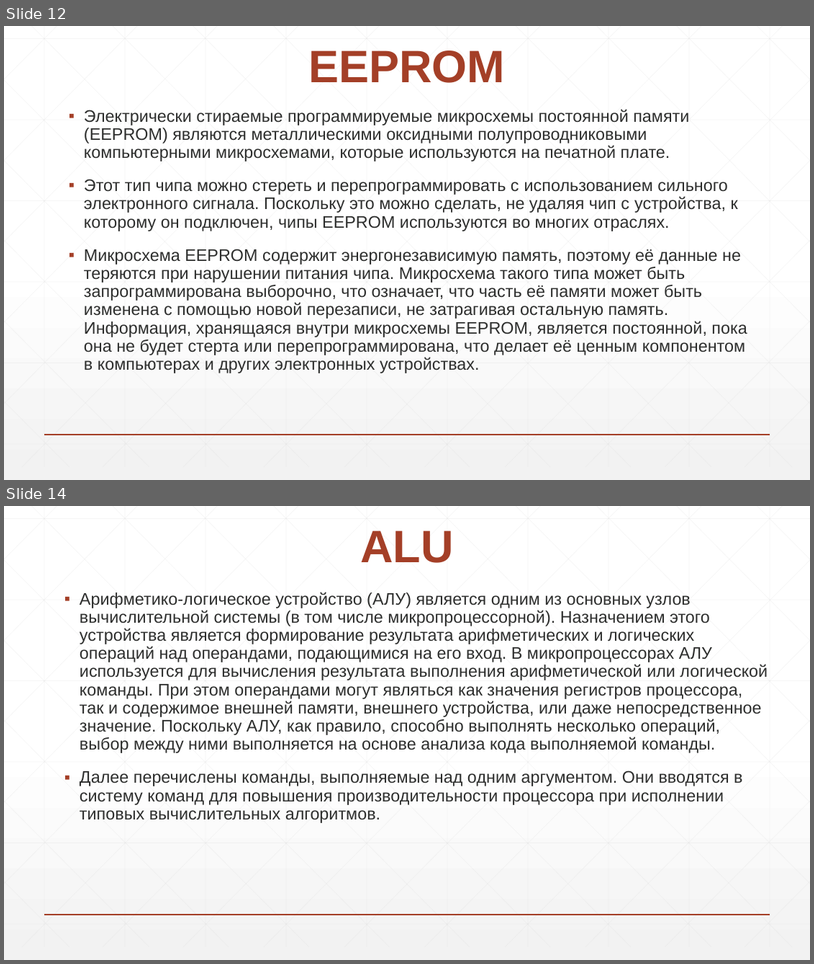
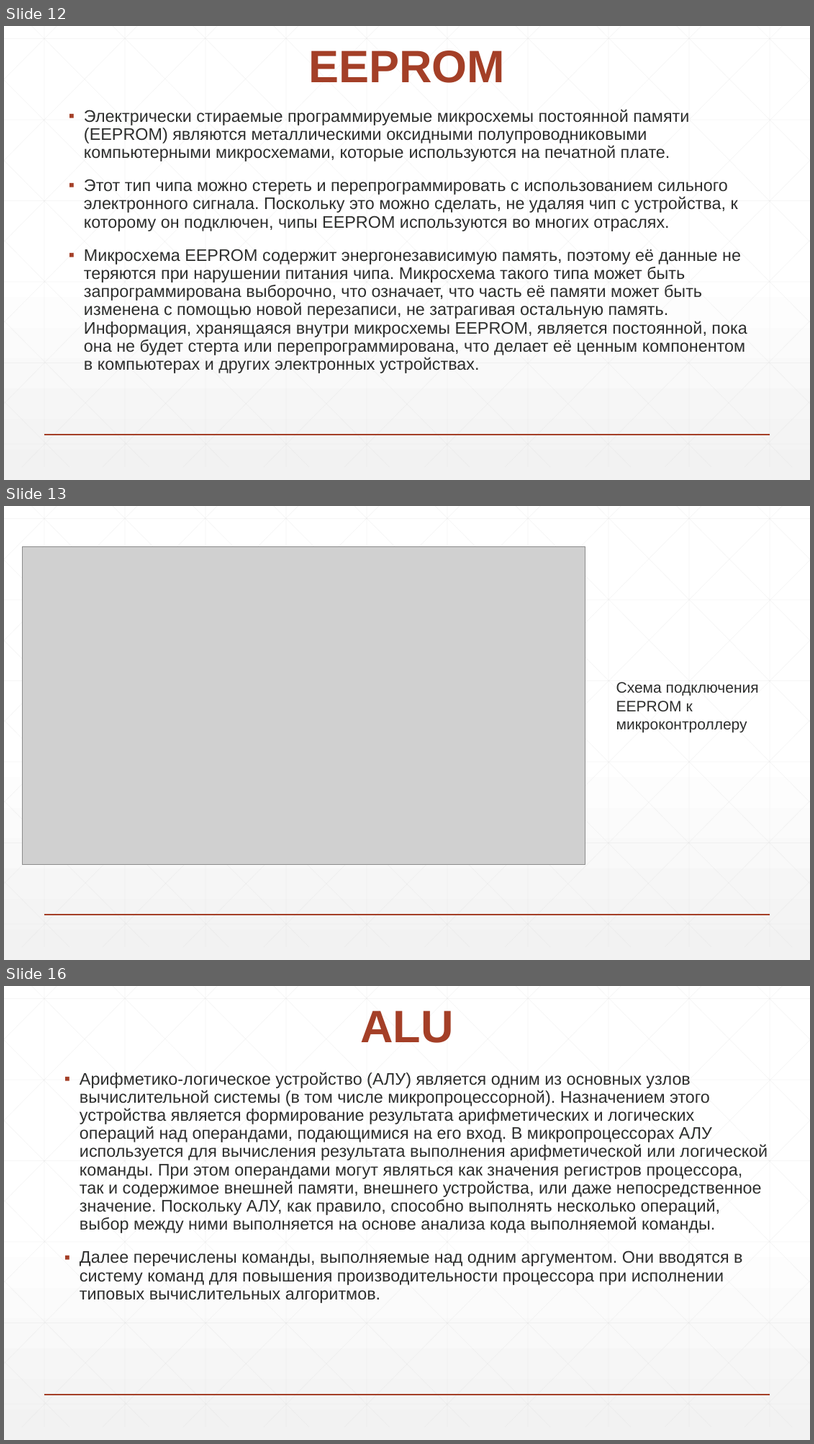
Before and after one commit to DiBoS290699/Labs, a slide deck: IVM/ЭВМ №8.pptx. Shown one above the other, each under a label of ours: slides 12 and 14 before the commit, slides 12, 13 and 16 after it; the slides between them are not shown. The pictures are 814x964 and 814x1444 pixels, drawn with LibreOffice and Linux fonts; fonts in the diff are those of the drawing; grey boxes stand for pictures. Boxes give left, top, right and bottom in pixels: in the first picture for what was removed or moved away, otherwise in the second. Text is boxed around its words. In the diff, an @@ line names an element or a change of style, - is before the commit and + after.

```diff
--- a/IVM/ЭВМ №8.pptx
+++ b/IVM/ЭВМ №8.pptx
@@ slide 13 added at [4,506,810,960], background gradient #FFFFFF to #F2F2F2; not listed: 47 template elements that a slide beside it also shows @@
@@ picture added at [22,546,585,865] @@
@@ text added at [617,682,759,732], 18 pt, text #2D2E2D @@
+Схема подключения EEPROM к микроконтроллеру
@@ what was slide 14 is now slide 16 @@
```
Also in this commit, not shown: 1 slide changed, 3 other slides added, 7 other files.
